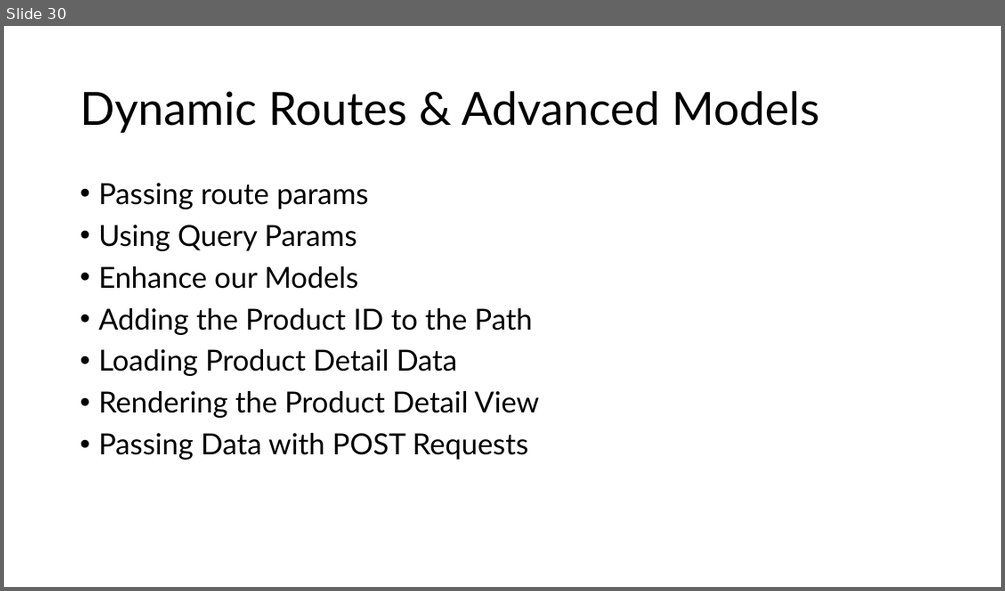
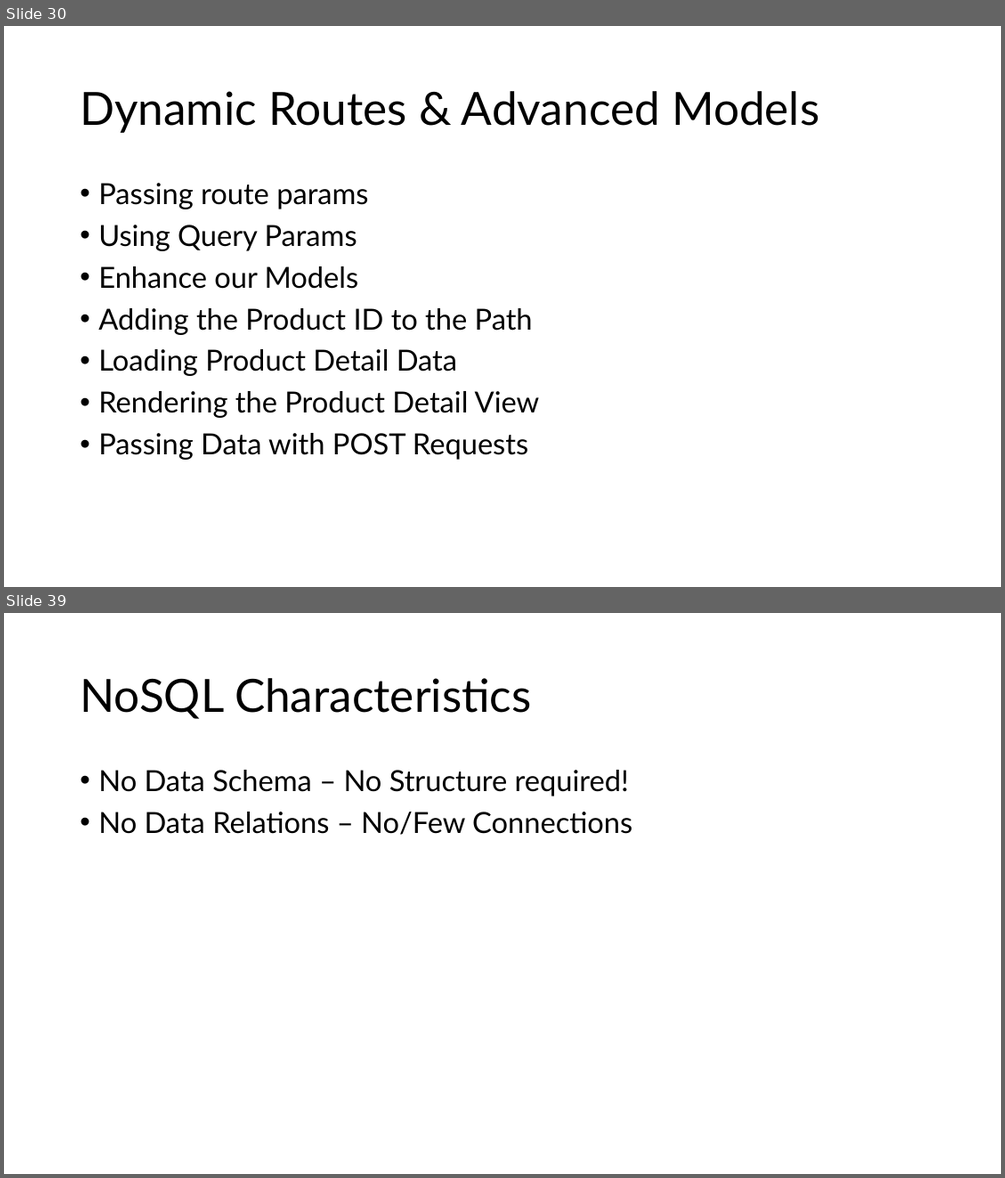
Before and after one commit to PiyushChaturvedii/Batch06, a slide deck: Node/node.pptx. Shown one above the other, each under a label of ours: slide 30 before the commit, slides 30 and 39 after it; the slides between them are not shown. The pictures are 1005x591 and 1005x1178 pixels, drawn with LibreOffice and Linux fonts; fonts in the diff are those of the drawing. Boxes give left, top, right and bottom in pixels: in the first picture for what was removed or moved away, otherwise in the second. Text is boxed around its words. In the diff, an @@ line names an element or a change of style, - is before the commit and + after.

```diff
--- a/Node/node.pptx
+++ b/Node/node.pptx
@@ slide 39 added at [4, 613, 1001, 1174], background #FFFFFF @@
@@ title added at [80, 678, 532, 719], 44 pt, text #000000 @@
+NoSQL Characteristics
@@ text added at [98, 770, 632, 835], 28 pt, text #000000 @@
+• No Data Schema – No Structure required!
+• No Data Relations – No/Few Connections
```
Also in this commit, not shown: 1 slide changed, 9 other slides added, 35 other files.
